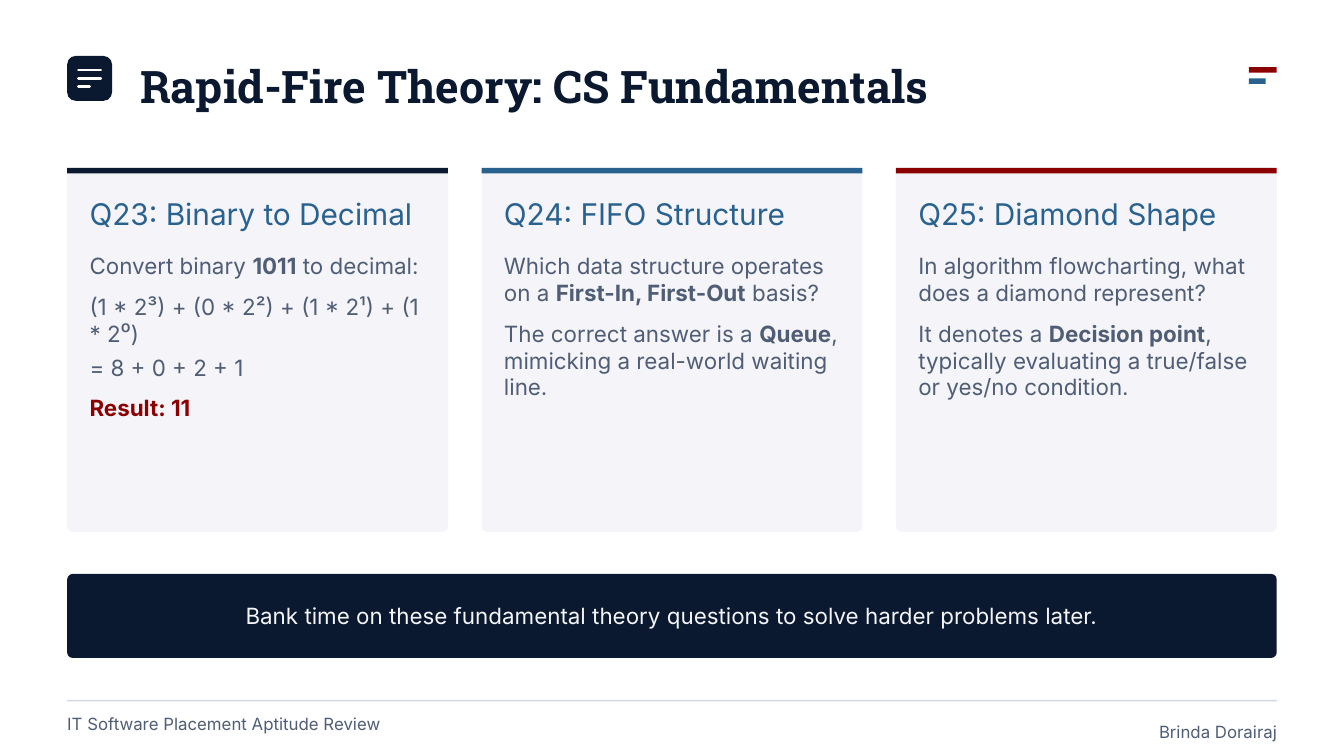
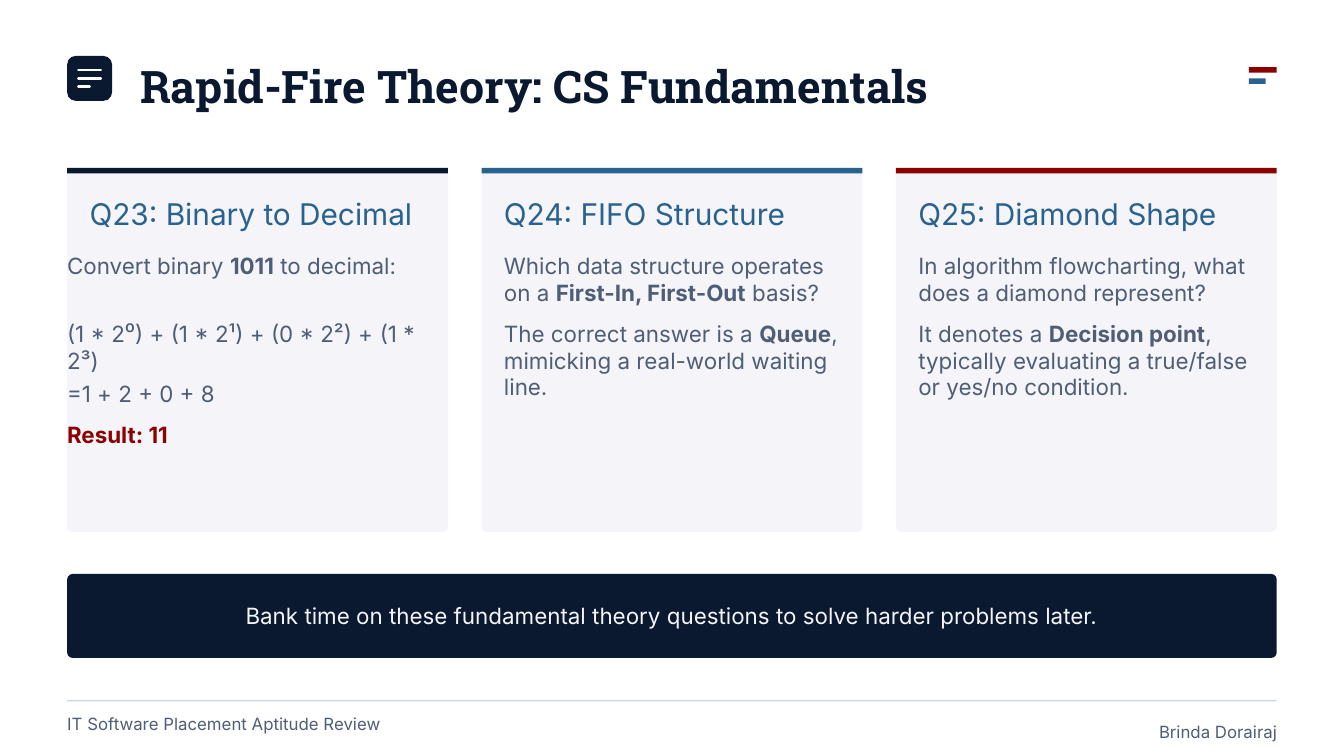
Before and after one commit to brinda-25/workshop, a slide deck: slide 14 of Day1/aptitude/aptitude_quiz.pptx. Drawn at 1344x756 pixels with LibreOffice and Linux fonts; fonts in the diff are those of the drawing. Boxes give left, top, right and bottom in pixels: in the first picture for what was removed or moved away, otherwise in the second. Text is boxed around its words. In the diff, an @@ line names an element or a change of style, - is before the commit and + after.

```diff
--- a/Day1/aptitude/aptitude_quiz.pptx
+++ b/Day1/aptitude/aptitude_quiz.pptx
@@ text "Convert binary 1011 to decimal:": place and size @@
-text "Convert binary 1011 to decimal:" at [90,257,419,417]
+text "Convert binary 1011 to decimal:" at [67,257,397,444]
@@ text at [67,323,397,402]: text changed @@
-(1 * 2³) + (0 * 2²) + (1 * 2¹) + (1 * 2⁰)
-= 8 + 0 + 2 + 1
+(1 * 2⁰) + (1 * 2¹) + (0 * 2²) + (1 * 2³)
+=1 + 2 + 0 + 8
```
Also in this commit, not shown: 7 other slides changed, 1 other file.
